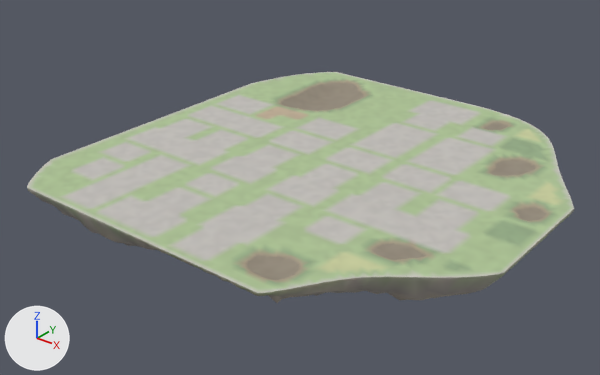
Renders of the glTF model godot_project/remake/sky/islands/SKY-063.rock.glb from each side of a commit.
Rendered twice from a 50 mm lens placed at (277.0, -359.0, 200.0), pointed at (-8.0, -3.0, -21.0). The lights are fixed; the arrows at lower left show +X, +Y and +Z. The picture after the commit comes second.

Before the edit, the objects in view are built like this:
```python
me_deck_col = bpy.data.meshes.new('deck-col')
me_deck_col.from_pydata(...)  # 4657 vertices, 9013 faces; spans x -120.0..147.0, y -131.0..140.0, z -5.0..0.0
me_deck_col.materials.append(mat_sky_deck)
me_rock = bpy.data.meshes.new('rock')
me_rock.from_pydata(...)  # 2313 vertices, 4323 faces; spans x -120.0..147.0, y -131.0..140.0, z -72.0..0.0
me_rock.materials.append(mat_sky_rock)
ob_deck_col = bpy.data.objects.new('deck-col', me_deck_col)
ob_deck_col.location = (0.0, 0.0, 0.0)
ob_rock = bpy.data.objects.new('rock', me_rock)
ob_rock.location = (0.0, 0.0, 0.0)
```
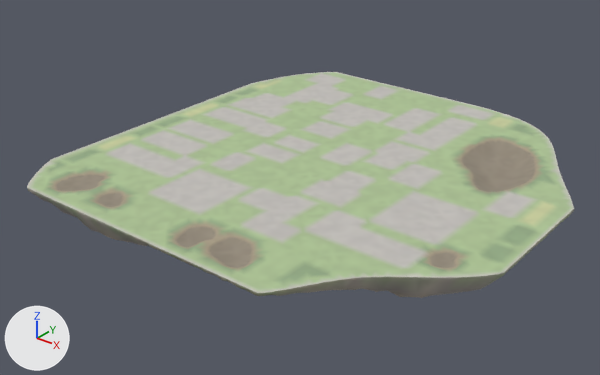
Edits to the scene script, one JSON object a line:
```json
{"block": "me_deck_col", "where": "# used by ob_deck_col; location = (0.0, 0.0, 0.0)"}
{"op": "remove", "block": "me_deck_col", "code": "me_deck_col.from_pydata(...)  # 4657 vertices, 9013 faces; spans x -120.0..147.0, y -131.0..140.0, z -5.0..0.0"}
{"op": "add", "block": "me_deck_col", "code": "me_deck_col.from_pydata(...)  # 4658 vertices, 9011 faces; spans x -120.0..147.0, y -131.0..140.0, z -5.0..0.0"}
{"block": "me_deck_col", "change": "me_deck_col part 1: 78 vertices moved from x 68.0..138.0, y 16.0..92.0, z -2.0..0.0 to x 65.0..136.0, y 12.0..94.0, z -5.0..0.0; 248 vertices removed from x 54.0..138.0, y 5.0..123.0, z -2.0..0.0; 254 vertices added at x 56.0..136.0, y 8.0..120.0, z -5.0..0.0"}
{"block": "me_deck_col", "change": "me_deck_col part 2: 40 vertices moved from x 8.0..120.0, y -118.0..-52.0, z -2.0..0.0 to x 5.0..124.0, y -121.0..-56.0, z -2.0..0.0; 189 vertices removed from x 4.0..124.0, y -120.0..-48.0, z -2.0..0.0; 230 vertices added at x 3.0..127.0, y -122.0..-45.0, z -2.0..0.0"}
{"block": "me_deck_col", "change": "me_deck_col part 3: 97 vertices moved from x -80.0..-38.0, y 64.0..127.0, z -5.0..0.0 to x -76.0..-40.0, y 64.0..124.0, z 0.0; 209 vertices removed from x -82.0..-39.0, y 59.0..128.0, z -5.0..0.0; 55 vertices added at x -80.0..-40.0, y 60.0..124.0, z 0.0"}
{"block": "me_deck_col", "change": "me_deck_col part 4: 15 vertices moved from x -88.0..-52.0, y -116.0..-100.0, z 0.0 to x -92.0..-52.0, y -117.0..-104.0, z -2.0..-1.0; 29 vertices removed from x -92.0..-44.0, y -120.0..-96.0, z 0.0; 137 vertices added at x -92.0..-43.0, y -122.0..-93.0, z -2.0..0.0"}
{"block": "me_deck_col", "change": "me_deck_col part 5: 2477 kept faces spanning x -116.0..144.0, y -128.0..136.0, z -5.0..0.0 get new vertex colours"}
```

Changed parts and their boxes (x1, y1, x2, y2) in the pictures (600 x 375 px; the box of a moved part takes in the faces that stretch with it):
```json
{"part": 1, "of": "me_deck_col", "change": "moved or reshaped", "before": [454, 119, 555, 223], "after": [454, 119, 552, 222]}
{"part": 2, "of": "me_deck_col", "change": "moved or reshaped", "before": [170, 222, 464, 284], "after": [166, 220, 468, 283]}
{"part": 3, "of": "me_deck_col", "change": "built on", "before": [274, 79, 371, 112], "after": [277, 80, 371, 112]}
{"part": 4, "of": "me_deck_col", "change": "cut back", "before": [52, 171, 131, 209], "after": [45, 170, 131, 211]}
{"part": 5, "of": "me_deck_col", "change": "recoloured", "before": [45, 72, 564, 288], "after": [45, 72, 564, 288]}
```
